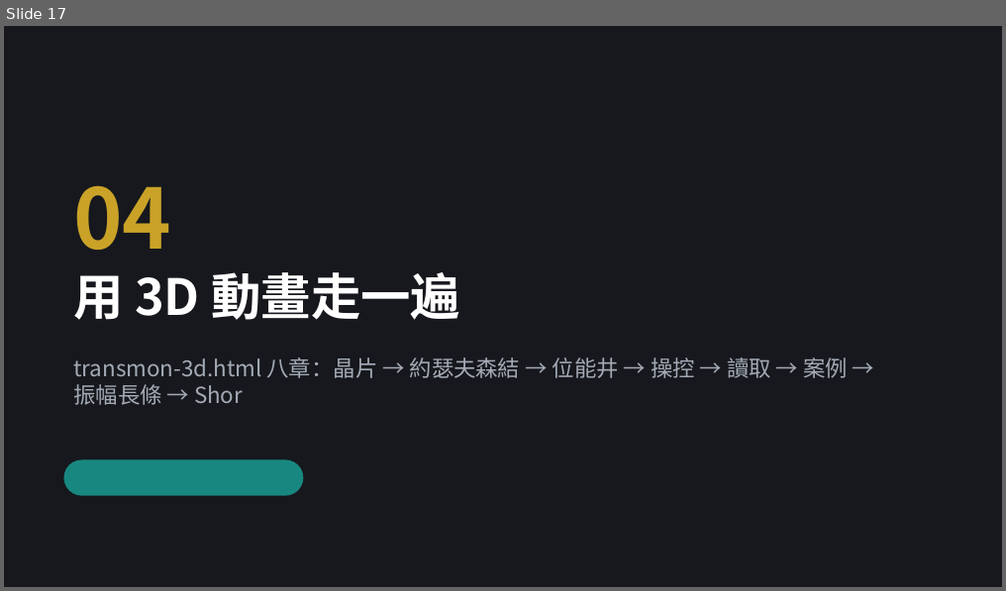
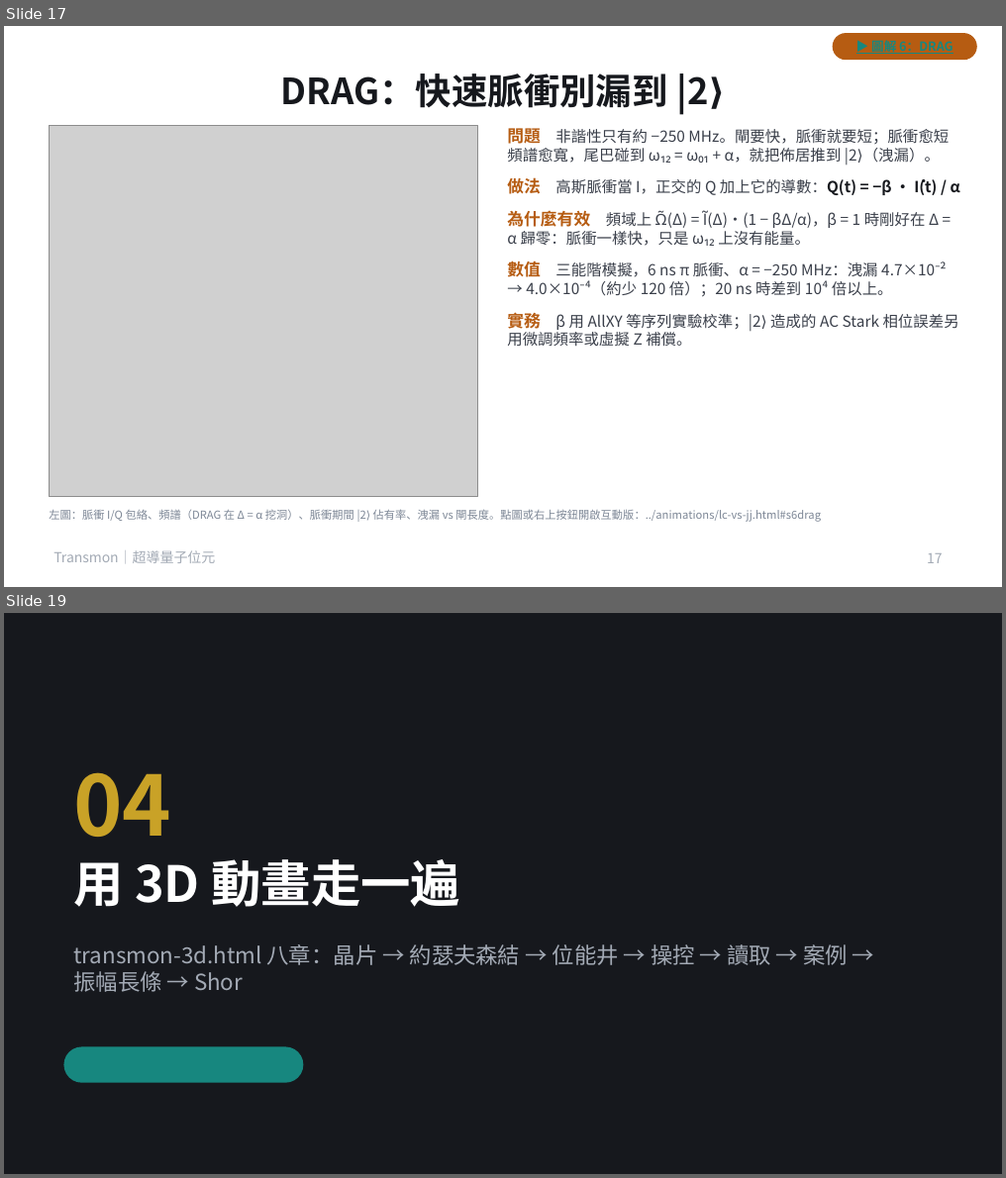
Before and after one commit to pcpcchen-coder/QuantumComputing, a slide deck: slides/transmon.pptx. Shown one above the other, each under a label of ours: slide 17 before the commit, slides 17 and 19 after it; the slides between them are not shown. The pictures are 1006x591 and 1006x1178 pixels, drawn with LibreOffice and Linux fonts; fonts in the diff are those of the drawing; grey boxes stand for pictures. Boxes give left, top, right and bottom in pixels: in the first picture for what was removed or moved away, otherwise in the second. Text is boxed around its words. In the diff, an @@ line names an element or a change of style, - is before the commit and + after.

```diff
--- a/slides/transmon.pptx
+++ b/slides/transmon.pptx
@@ slide 17 added at [4,26,1002,587], background #FFFFFF @@
@@ rounded rectangle added at [833,33,977,60], fill #B65C12, 9 pt, text #17877F, bold, underline @@
+▶ 圖解 6：DRAG
@@ title added at [281,74,725,114], 26 pt, text #16181D, bold @@
+DRAG：快速脈衝別漏到 |2⟩
@@ picture added at [49,126,477,497] @@
@@ text added at [507,125,960,346], 11 pt, text #3A3F4A @@
+問題 非諧性只有約 −250 MHz。閘要快，脈衝就要短；脈衝愈短頻譜愈寬，尾巴碰到 ω₁₂ = ω₀₁ + α，就把佈居推到 |2⟩（洩漏）。
+做法 高斯脈衝當 I，正交的 Q 加上它的導數：Q(t) = −β · İ(t) / α
+為什麼有效 頻域上 Ω̃(Δ) = Ĩ(Δ)·(1 − βΔ/α)，β = 1 時剛好在 Δ = α 歸零：脈衝一樣快，只是 ω₁₂ 上沒有能量。
+數值 三能階模擬，6 ns π 脈衝、α = −250 MHz：洩漏 4.7×10⁻² → 4.0×10⁻⁴（約少 120 倍）；20 ns 時差到 10⁴ 倍以上。
+實務 β 用 AllXY 等序列實驗校準；|2⟩ 造成的 AC Stark 相位誤差另用微調頻率或虛擬 Z 補償。
@@ text added at [49,509,821,522], 8 pt, text #7D8796 @@
+左圖：脈衝 I/Q 包絡、頻譜（DRAG 在 Δ = α 挖洞）、脈衝期間 |2⟩ 佔有率、洩漏 vs 閘長度。點圖或右上按鈕開啟互動版：../animations/lc-vs-jj.html#s6drag
@@ text added at [54,551,215,564], 10 pt, text #A3AAB5 @@
+Transmon｜超導量子位元
@@ page number added at [927,554,943,564], 10 pt, text #A3AAB5 @@
+17
@@ what was slide 17 is now slide 19 @@
```
Also in this commit, not shown: 6 slides changed, 1 other slide added, 10 other files.
